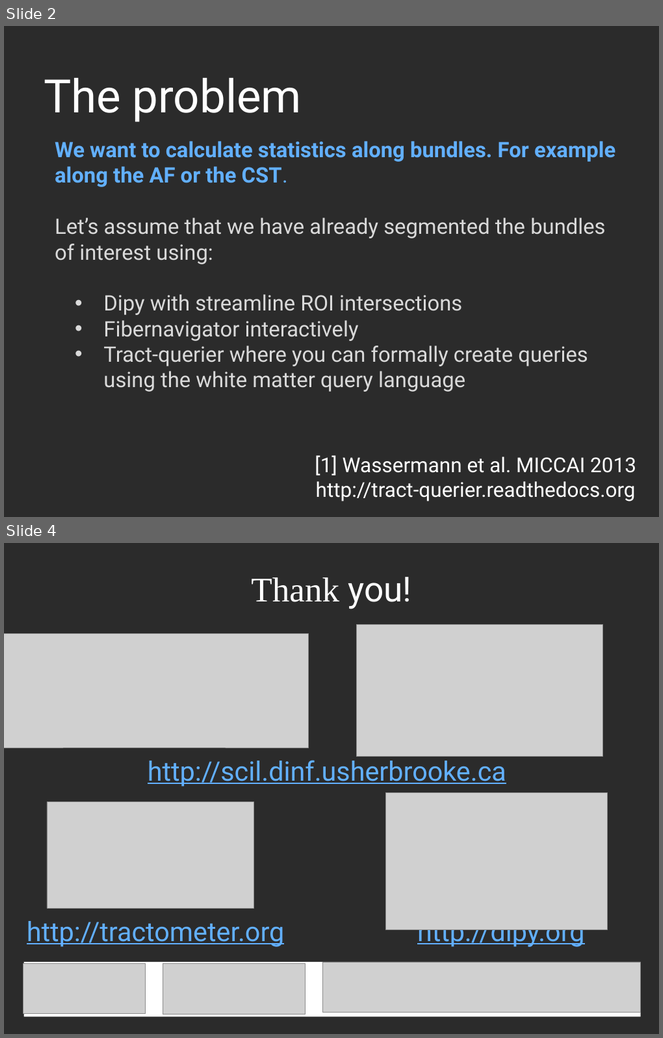
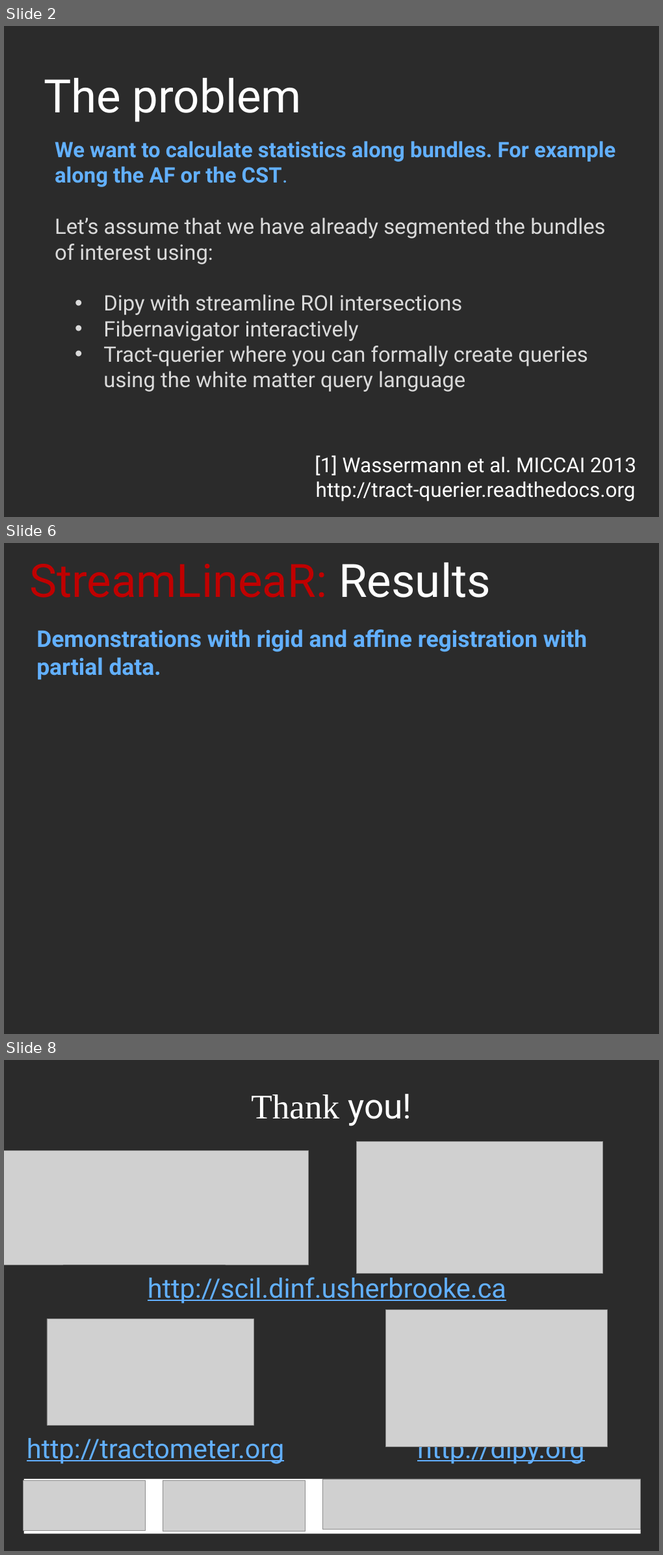
Before and after one commit to Garyfallidis/meta_didaktoriko, a slide deck: ismrm2014/oral/bundle_alignment.ppt. Shown one above the other, each under a label of ours: slides 2 and 4 before the commit, slides 2, 6 and 8 after it; the slides between them are not shown. The pictures are 663x1038 and 663x1555 pixels, drawn with LibreOffice and Linux fonts; fonts in the diff are those of the drawing; grey boxes stand for pictures; background and template pictures are left out; a plain dark background stands for a picture behind light text. Boxes give left, top, right and bottom in pixels: in the first picture for what was removed or moved away, otherwise in the second. Text is boxed around its words. In the diff, an @@ line names an element or a change of style, - is before the commit and + after.

```diff
--- a/ismrm2014/oral/bundle_alignment.ppt
+++ b/ismrm2014/oral/bundle_alignment.ppt
@@ slide 6 added at [4, 543, 659, 1034], background picture (left out) @@
@@ title added at [29, 563, 491, 598], 72 pt, text #C00000 @@
+StreamLineaR: Results
@@ text added at [36, 629, 587, 680], 36 pt, text #62B0FF, bold @@
+Demonstrations with rigid and affine registration with
+partial data.
@@ what was slide 4 is now slide 8 @@
```
Also in this commit, not shown: 1 slide changed, 3 other slides added, 3 other files.
